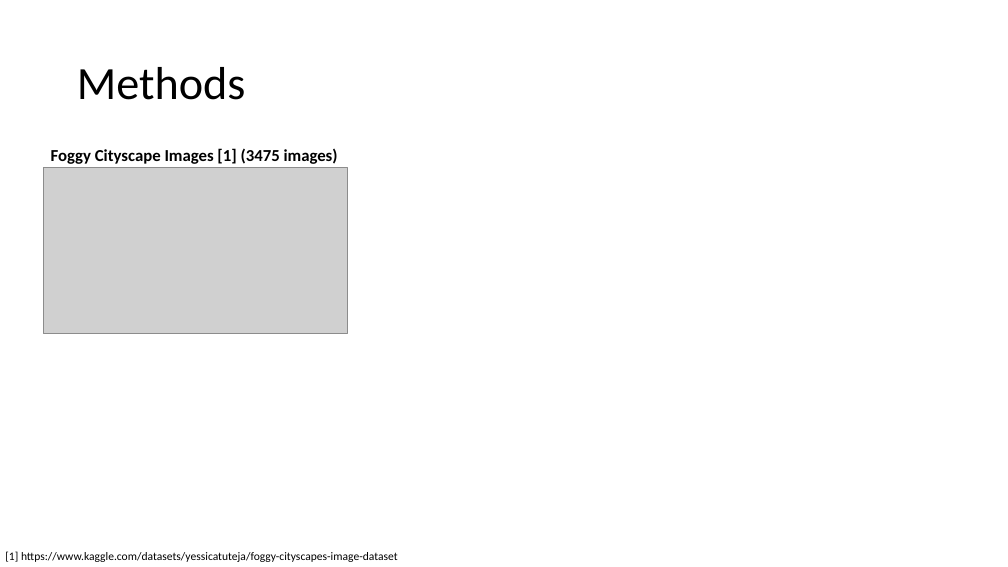
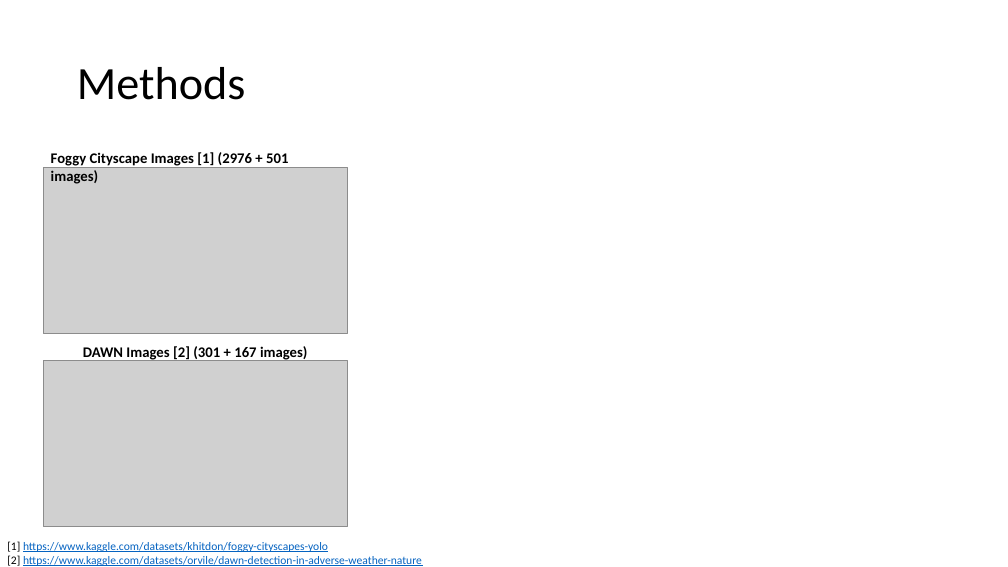
Before and after one commit to NikoRohr/DOE-YOLOv11, a slide deck: slide 6 of presentation.pptx. Drawn at 1008x567 pixels with LibreOffice and Linux fonts; fonts in the diff are those of the drawing; grey boxes stand for pictures. Boxes give left, top, right and bottom in pixels: in the first picture for what was removed or moved away, otherwise in the second. Text is boxed around its words. In the diff, an @@ line names an element or a change of style, - is before the commit and + after.

Commit message:
more dataset images for slides

```diff
--- a/presentation.pptx
+++ b/presentation.pptx
@@ text at [51,152,288,184]: text changed; size 16 to 14 pt @@
-Foggy Cityscape Images [1] (3475 images)
+Foggy Cityscape Images [1] (2976 + 501 images)
@@ text added at [83,346,308,362], 14 pt, text #000000, bold @@
+DAWN Images [2] (301 + 167 images)
@@ picture added at [43,361,347,527] @@
@@ text at [7,541,422,566]: text changed; text colour #000000 to #0563C1 @@
-[1] https://www.kaggle.com/datasets/yessicatuteja/foggy-cityscapes-image-dataset
+[1] https://www.kaggle.com/datasets/khitdon/foggy-cityscapes-yolo
+[2] https://www.kaggle.com/datasets/orvile/dawn-detection-in-adverse-weather-nature
```
Also in this commit, not shown: 1 other file.
